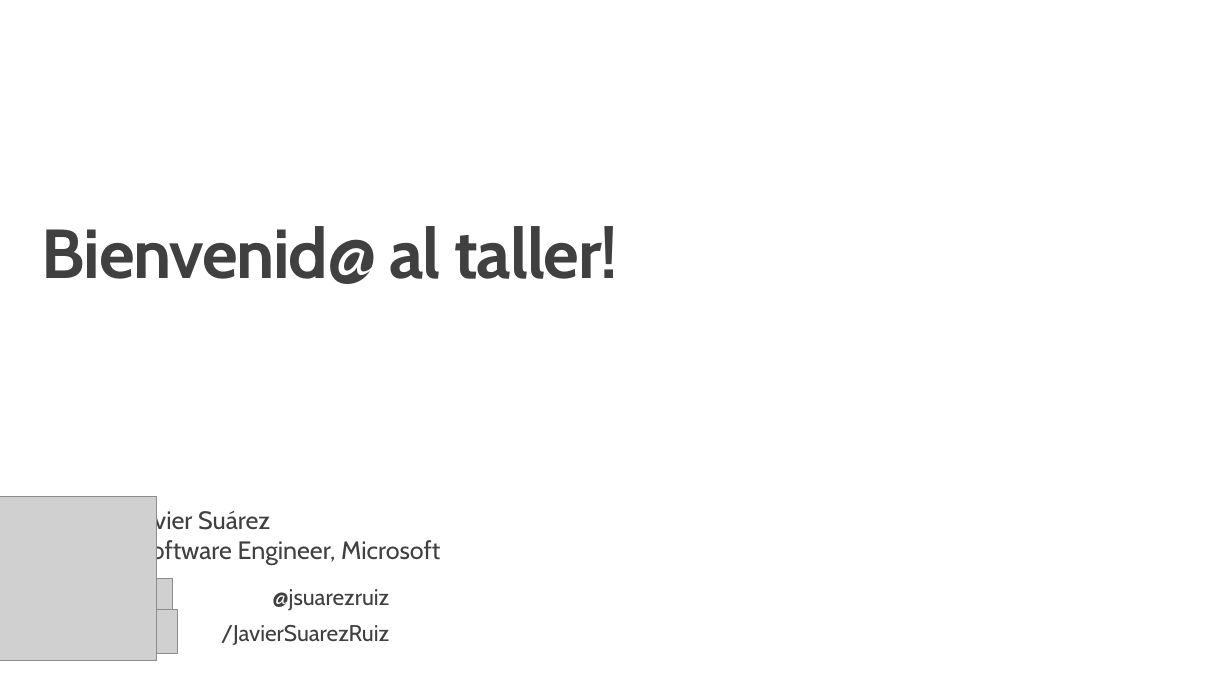
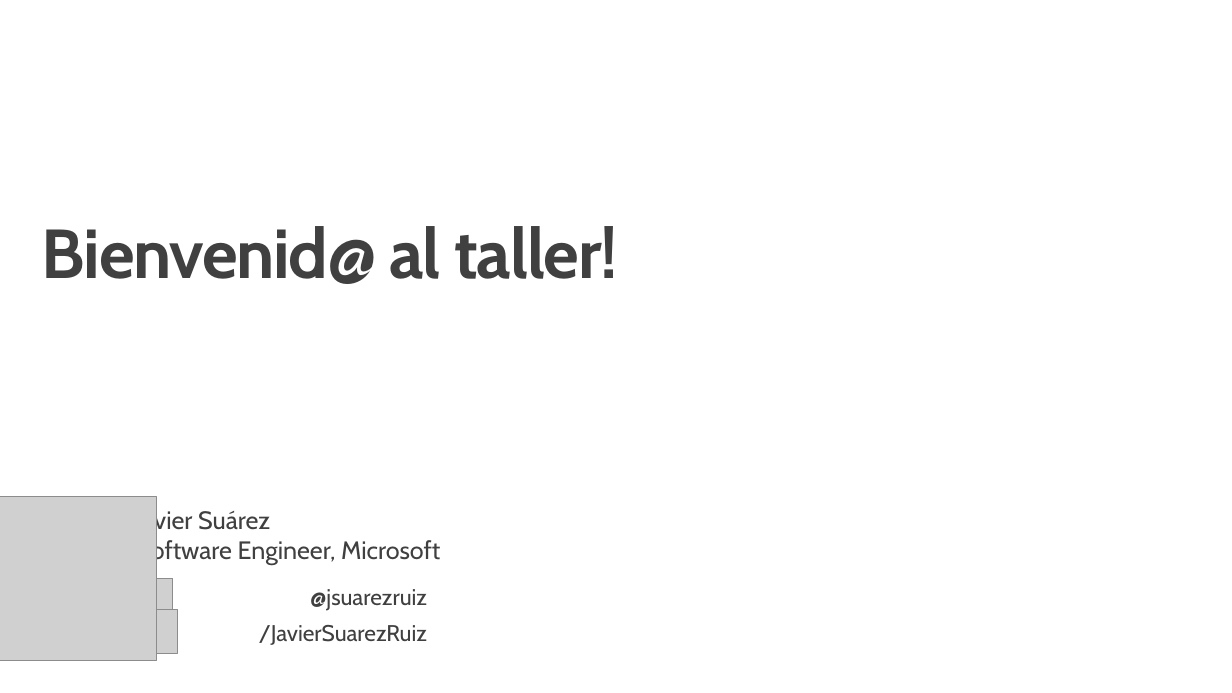
Before and after one commit to jsuarezruiz/taller-dotnet-maui, a slide deck: slide 1 of Bloque 1 - Introducción al desarrollo multiplataforma con .NET MAUI/Taller0 - Bienvenido al taller.pptx. Drawn at 1232x693 pixels with LibreOffice and Linux fonts; fonts in the diff are those of the drawing; grey boxes stand for pictures; background and template pictures are left out. Boxes give left, top, right and bottom in pixels: in the first picture for what was removed or moved away, otherwise in the second. Text is boxed around its words. In the diff, an @@ line names an element or a change of style, - is before the commit and + after.

```diff
--- a/Bloque 1 - Introducción al desarrollo multiplataforma con .NET MAUI/Taller0 - Bienvenido al taller.pptx
+++ b/Bloque 1 - Introducción al desarrollo multiplataforma con .NET MAUI/Taller0 - Bienvenido al taller.pptx
@@ text "@jsuarezruiz": place and size @@
-text "@jsuarezruiz" at [221,589,389,645]
+text "@jsuarezruiz" at [259,589,427,645]
```
Also in this commit, not shown: 1 other slide changed, 2 slides added.
